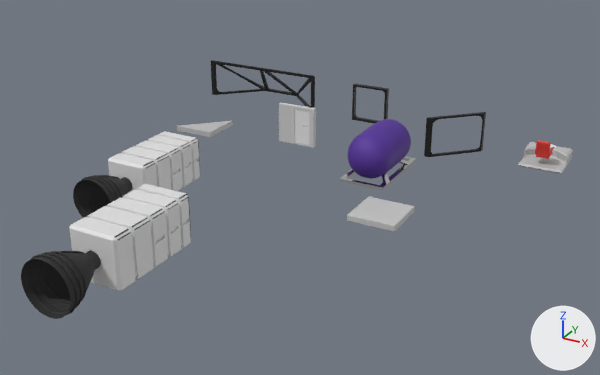
A saved change to the Blender file res/base_models/plates_set_copy.blend.
The view is the same before and after, from a camera (50 mm lens) standing at (13.2, -31.2, 14.0) and looking at (-2.1, -3.4, 0.1). The lights are fixed; the arrows at lower right show +X, +Y and +Z.
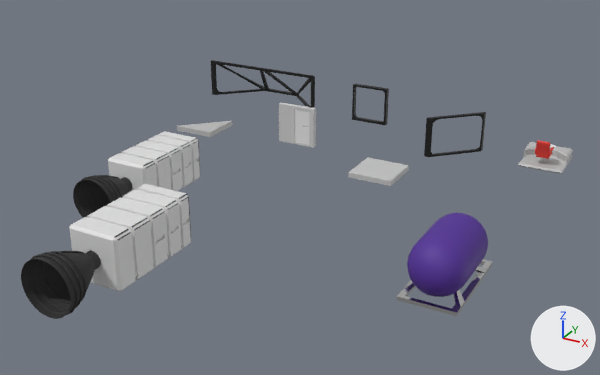
Changed parts and their boxes [x1, y1, x2, y2] in the pictures (600 x 375 px):
'Cylinder.005', moved
    before: [348, 119, 411, 179]
    after: [407, 213, 488, 297]
'Cube.011', moved
    before: [347, 196, 415, 232]
    after: [348, 157, 409, 186]
'Plane', moved
    before: [340, 156, 416, 191]
    after: [397, 259, 493, 316]

The change, as a diff of the scene's bpy script:
```diff
--- a/res/base_models/plates_set_copy.blend.py
+++ b/res/base_models/plates_set_copy.blend.py
@@ ob_cube_011 @@
 ob_cube_011 = bpy.data.objects.new('Cube.011', me_cube_001)
-ob_cube_011.location = (1.81, -3.87, -0.01)
+ob_cube_011.location = (0.0, 0.0, 0.0)
 _m = ob_cube_011.modifiers.new('Bevel', 'BEVEL')
@@ ob_plane @@
 ob_plane = bpy.data.objects.new('Plane', me_plane)
-ob_plane.location = (0.0, 0.88, 0.0)
+ob_plane.location = (5.86, -6.87, 0.0)
```
